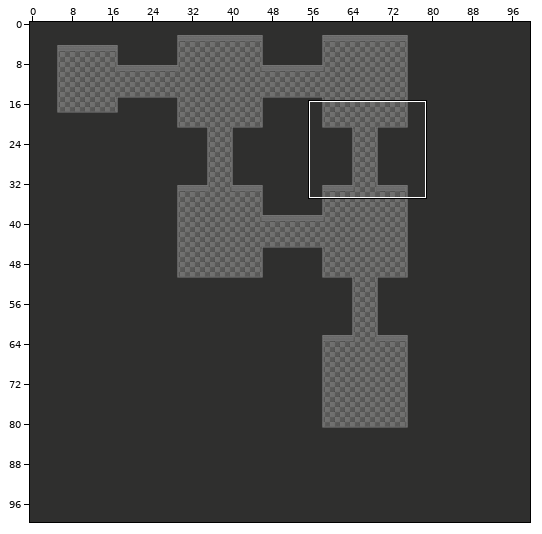
Two versions of a level (Tiled map, tmx/test_map.tmx). The picture above shows the old version from afar; the outline marks the close-up.
Close-up. The starting point:
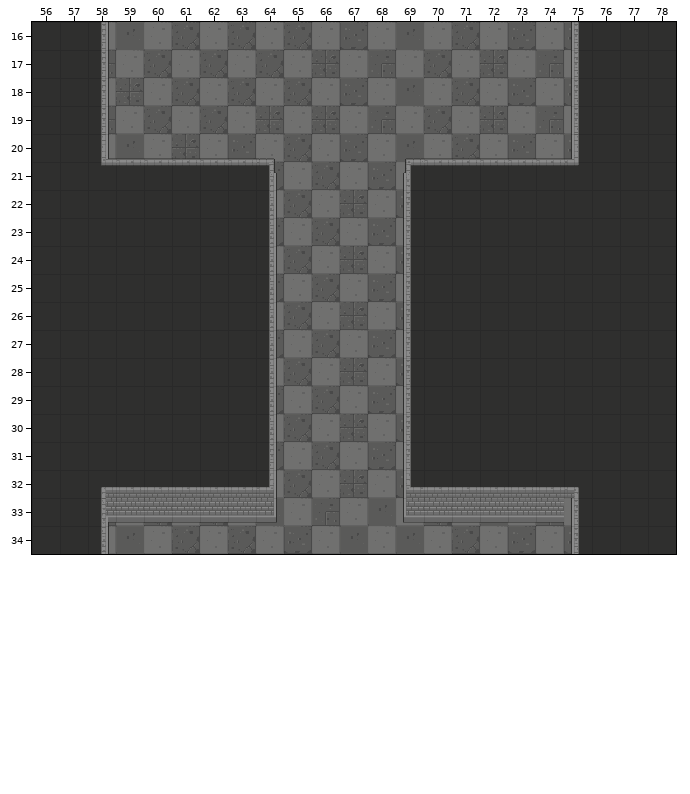
Cells are 32x32 px. Shown: x 56..78, y 16..34. The commit also changed other parts of the map, which this record leaves out.
Now the later version:
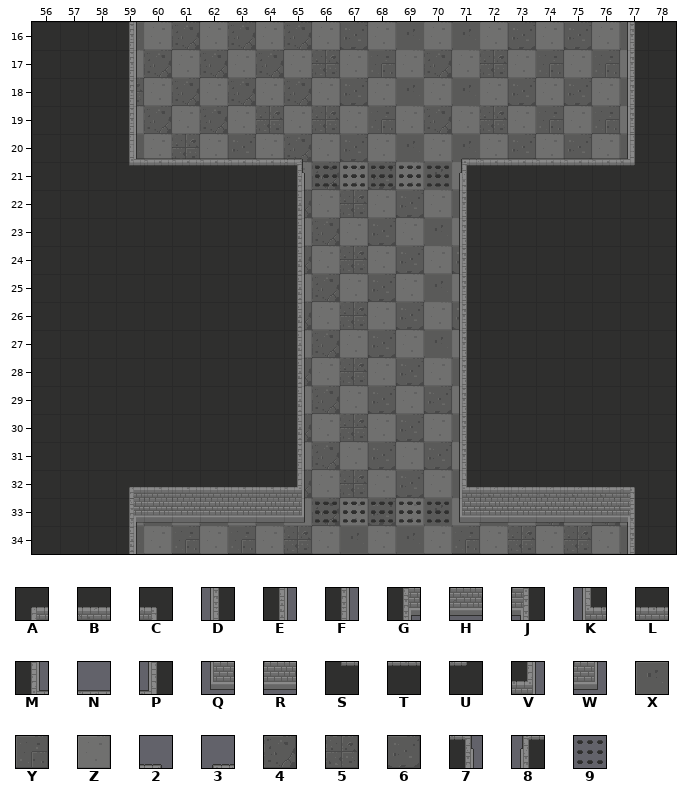
Key: from "tileset_1": A 3, B 4, C 5, D 16, E 16 turned 180, F 18, G 19, H 20, J 21, K 32, L 33, M 35, N 36, P 37, Q 48, R 49, S 51, T 52, U 53, V 65, W 81, X 90, Y 93, Z 95, 2 97, 3 98, 4 104, 5 105, 6 109, 7 113, 8 114, 9 245.
_ is an empty cell.
Tiles replaced or removed in this view: 2, 3, 4, 6, 7, 8, A, C, D, E, F, G, K, L, M, N, P, Q, R, S, T, U, V, W, X, Y, Z.
Tiles of an added or newly shown layer are drawn over the layers below it.
The exact change:
Changed rows in their new state; . is an unchanged cell.
Layer "floor":
first column x 58:
16 _.................ZX
17 _.................YZ
18 _.................ZX
19 _.................YZ
20 _............X....ZX
21 ......_.....XZ......
22 ......_.....ZX......
23 ......_.....XZ......
24 ......_.....Z6......
25 ......_.....XZ......
26 ......_.....Z6......
27 ......_.....XZ......
28 ......_.....ZX......
29 ......_.....6Z......
30 ......_.....ZX......
31 ......_.....6Z......
32 ......_.....ZX......
33 _.......4.6.X.....4Z
34 _................5ZX
Layer "walls":
first column x 58:
16 _F..............._.D
17 _F..............._.D
18 _F..............._.D
19 _F..............._.D
20 _M....N2...__3...NNP
21 _S....T7...__8...TTU
22 ......_E..._.D......
23 ......_E..._.D......
24 ......_E..._.D......
25 ......_E..._.D......
26 ......_E..._.D......
27 ......_E..._.D......
28 ......_E..._.D......
29 ......_E..._.D......
30 ......_E..._.D......
31 ......_F..._.D......
32 _A....LV...__K...BBC
33 _G....RW...__Q...HHJ
34 _E..............._.D
Layer "trap" (added):
first column x 66:
21 99999
first column x 66:
33 99999
Changed places in both close-ups, as pixel boxes (x1, y1, x2, y2):
changed: (101, 22, 141, 166)
changed: (565, 22, 635, 166)
changed: (257, 134, 480, 526)
changed: (101, 487, 142, 554)
changed: (564, 487, 635, 554)
